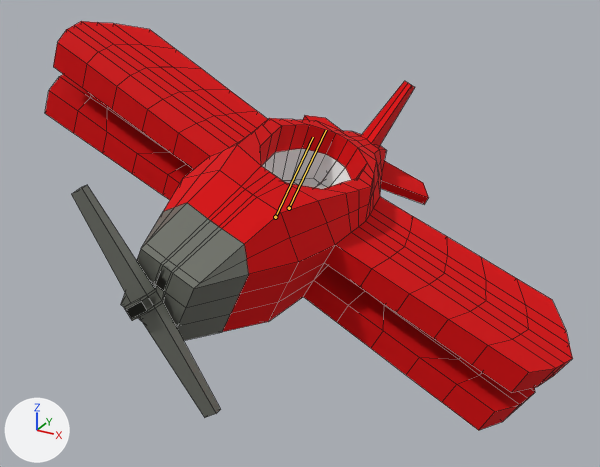
One commit to the FBX model Assets/Models/UI/SK_PlaneLoading.fbx: the scene before it, then after it.
Rendered twice from a 50 mm lens placed at (7.75, -34.77, 6.31), pointed at (0.46, -21.53, -0.31). The axes (+X, +Y, +Z) are drawn at lower left. The lights are the same throughout. The older version comes first. Both versions are drawn at frame 48 of the action 'Plane|PlaneFlyEnd'; the numbers are the values there. The bones that change, and the others that lie on the model, are drawn over the model as lines. Mesh edges are drawn as thin lines.
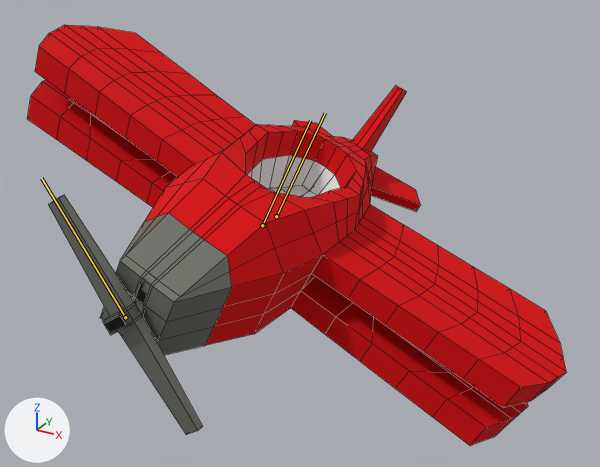
The change in detail:
Bone 'Bone' (bone_bone) moves from (0.0, 0.0, 21.14) to (0.0, 0.0, 21.64).

Location of each change, (x1, y1, x2, y2) in pixels of the pictures (600 x 467 px):
'Cube', posed
    before: (45, 21, 573, 430)
    after: (27, 25, 566, 446)
'Propellor', now drawn
    after: (48, 195, 202, 435)
bone 'Bone', root to tip
    before: (289, 208) to (326, 130)
    after: (276, 216) to (325, 113)
